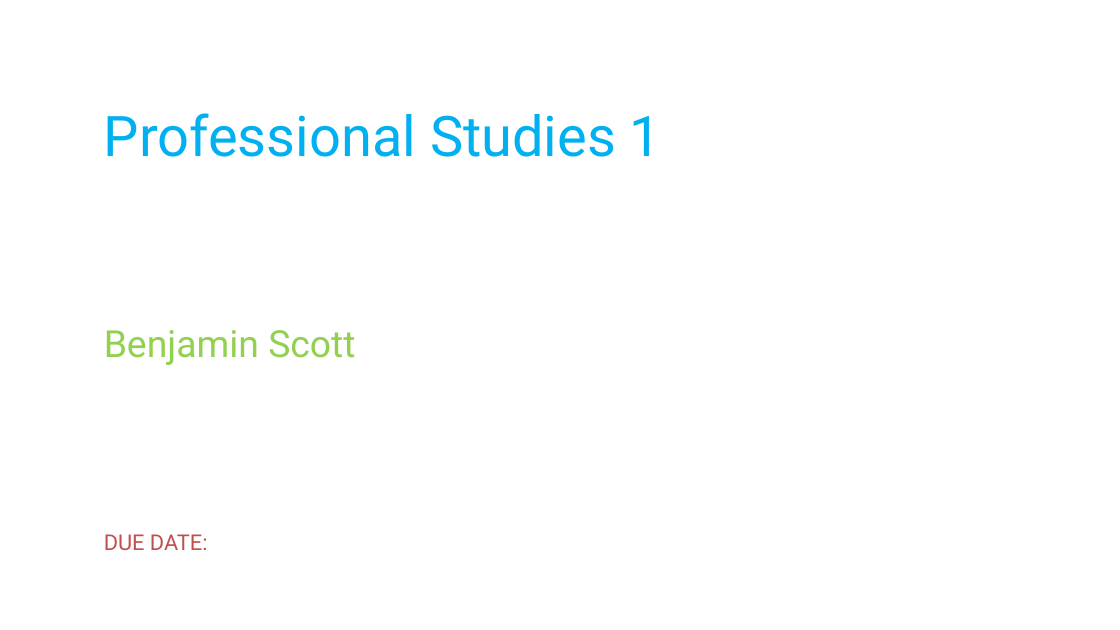
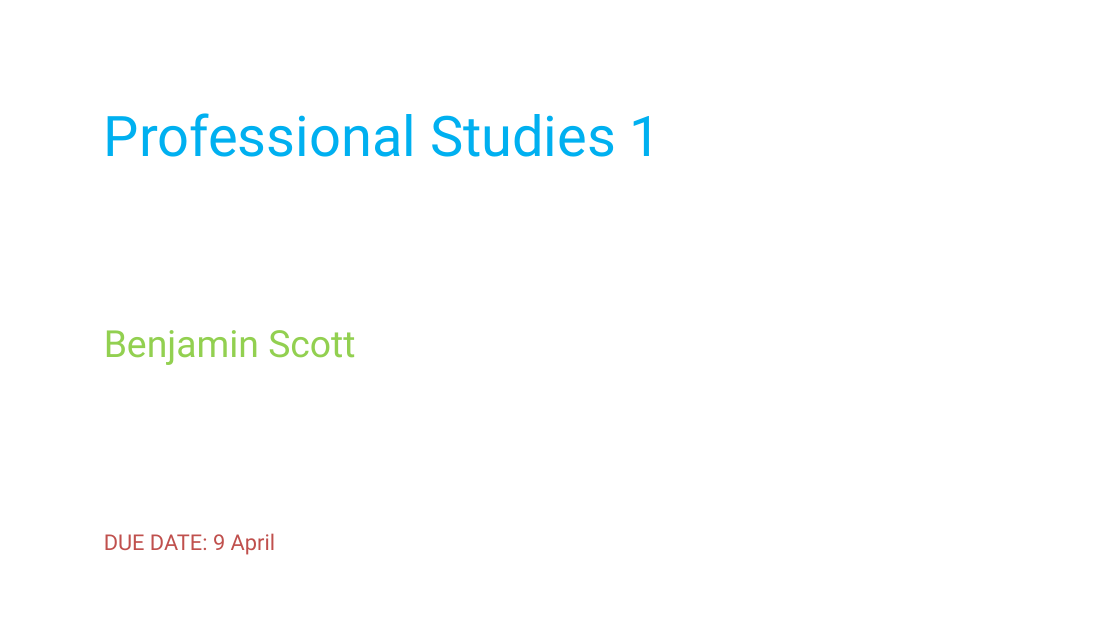
Before and after one commit to BenMate/ProfStudy1, a slide deck: slide 1 of 2021_Professional_Studies_1_YourName.pptx. Drawn at 1120x630 pixels with LibreOffice and Linux fonts; fonts in the diff are those of the drawing; background and template pictures are left out. Boxes give left, top, right and bottom in pixels: in the first picture for what was removed or moved away, otherwise in the second. Text is boxed around its words. In the diff, an @@ line names an element or a change of style, - is before the commit and + after.

```diff
--- a/2021_Professional_Studies_1_YourName.pptx
+++ b/2021_Professional_Studies_1_YourName.pptx
@@ text at bbox=[104, 533, 275, 555]: text changed @@
-DUE DATE:
+DUE DATE: 9 April
```
Also in this commit, not shown: 7 other slides changed, 6 other files.
